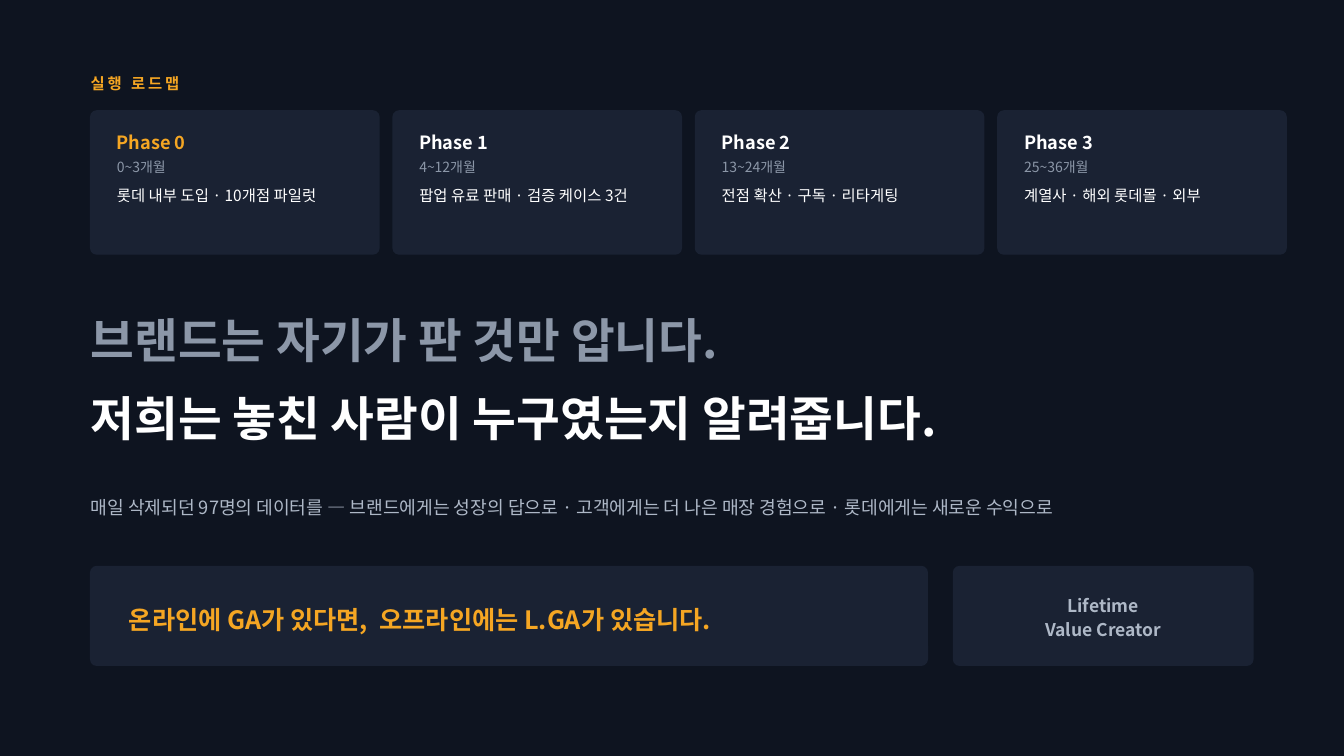
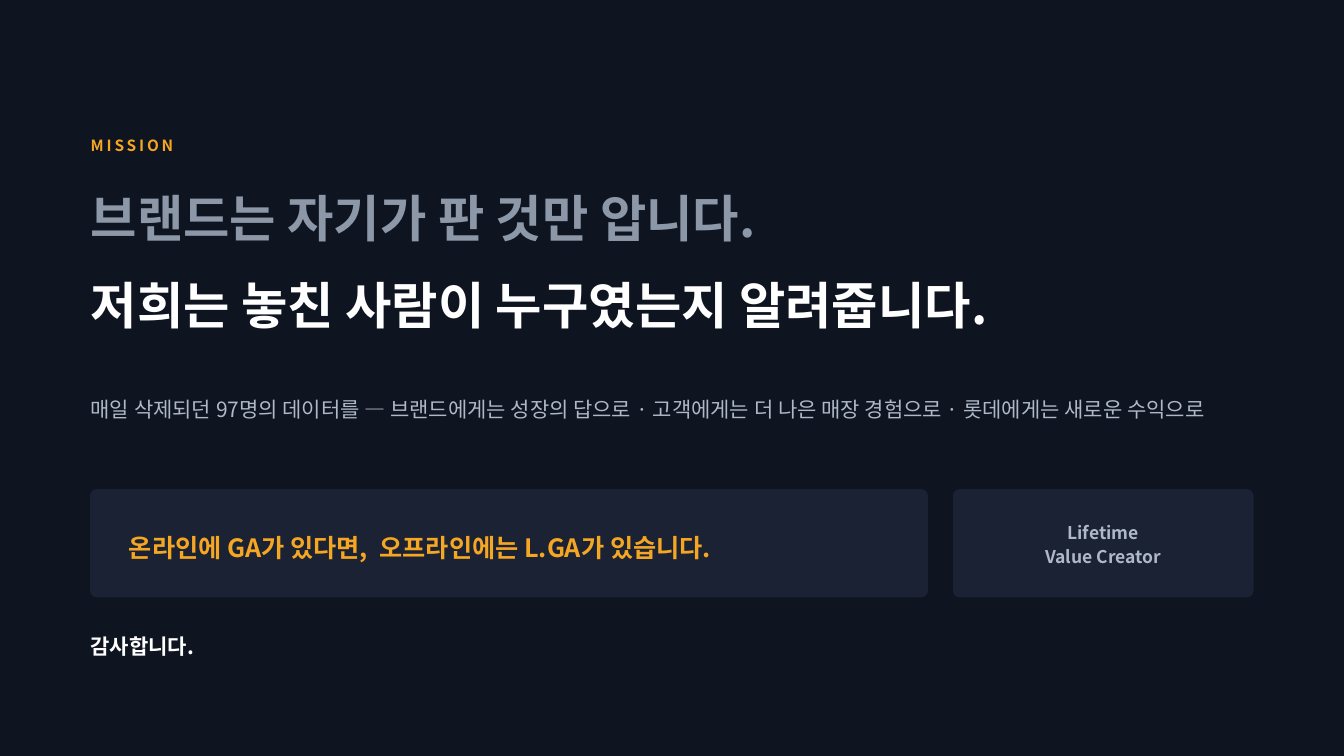
Before and after one commit to neti84-design/LMBA, a slide deck: slide 14 of LGA_롯데신사업_발표_맑은고딕.pptx (slide 16 before the commit). Drawn at 1344x756 pixels with LibreOffice and Linux fonts; fonts in the diff are those of the drawing. Boxes give left, top, right and bottom in pixels: in the first picture for what was removed or moved away, otherwise in the second. Text is boxed around its words. In the diff, an @@ line names an element or a change of style, - is before the commit and + after.

```diff
--- a/LGA_롯데신사업_발표_맑은고딕.pptx
+++ b/LGA_롯데신사업_발표_맑은고딕.pptx
@@ text removed at [91, 76, 179, 91] @@
-실행 로드맵
@@ rounded rectangle removed at [91, 111, 379, 254] @@
@@ rounded rectangle removed at [393, 111, 682, 254] @@
@@ rounded rectangle removed at [696, 111, 984, 254] @@
@@ rounded rectangle removed at [998, 111, 1287, 254] @@
@@ text added at [91, 139, 174, 151], 11 pt, text #F5A623, bold @@
+MISSION
@@ text removed at [117, 134, 186, 150] @@
-Phase 0
@@ text removed at [419, 134, 488, 150] @@
-Phase 1
@@ text removed at [722, 134, 791, 150] @@
-Phase 2
@@ text removed at [1024, 134, 1093, 150] @@
-Phase 3
@@ text removed at [117, 160, 166, 173] @@
-0~3개월
@@ text removed at [419, 160, 476, 173] @@
-4~12개월
@@ text removed at [722, 160, 786, 173] @@
-13~24개월
@@ text removed at [1024, 160, 1088, 173] @@
-25~36개월
@@ text "브랜드는 자기가 판 것만 압니다." at [91, 195, 755, 242]: size 34 to 36 pt; line spacing 41pt to 43pt @@
@@ text "브랜드는 자기가 판 것만 압니다.": place and size @@
-text "브랜드는 자기가 판 것만 압니다." at [91, 318, 718, 362]
+text "브랜드는 자기가 판 것만 압니다." at [91, 195, 755, 242]
@@ text removed at [117, 188, 317, 203] @@
-롯데 내부 도입 · 10개점 파일럿
@@ text removed at [419, 188, 628, 203] @@
-팝업 유료 판매 · 검증 케이스 3건
@@ text removed at [722, 188, 899, 203] @@
-전점 확산 · 구독 · 리타게팅
@@ text removed at [1024, 188, 1200, 203] @@
-계열사 · 해외 롯데몰 · 외부
@@ text "저희는 놓친 사람이 누구였는지 알려줍니다.": place and size @@
-text "저희는 놓친 사람이 누구였는지 알려줍니다." at [91, 396, 936, 441]
+text "저희는 놓친 사람이 누구였는지 알려줍니다." at [91, 281, 987, 329]
@@ text "저희는 놓친 사람이 누구였는지 알려줍니다." at [91, 281, 987, 329]: size 34 to 36 pt; line spacing 41pt to 43pt @@
@@ text "매일 삭제되던 97명의 데이터를 — ...": place and size @@
-text "매일 삭제되던 97명의 데이터를 — ..." at [91, 499, 1053, 516]
+text "매일 삭제되던 97명의 데이터를 — ..." at [91, 399, 1204, 419]
@@ text "매일 삭제되던 97명의 데이터를 — ..." at [91, 399, 1204, 419]: size 13 to 15 pt; line spacing 20pt to 23pt @@
@@ rounded rectangle: place and size @@
-rounded rectangle at [91, 567, 928, 665]
+rounded rectangle at [91, 490, 928, 597]
@@ rounded rectangle at [91, 490, 928, 597]: proportions changed @@
@@ text "온라인에 GA가 있다면, 오프라인에는 L.GA가 ...": place and size @@
-text "온라인에 GA가 있다면, 오프라인에는 L.GA가 ..." at [129, 608, 711, 634]
+text "온라인에 GA가 있다면, 오프라인에는 L.GA가 ..." at [129, 536, 711, 562]
@@ text "Lifetime": place and size @@
-text "Lifetime" at [1045, 598, 1161, 636]
+text "Lifetime" at [1045, 525, 1161, 563]
@@ rounded rectangle at [954, 490, 1253, 597]: proportions changed @@
@@ rounded rectangle: place and size @@
-rounded rectangle at [954, 567, 1253, 665]
+rounded rectangle at [954, 490, 1253, 597]
@@ text added at [91, 636, 194, 656], 15 pt, text #FFFFFF, bold @@
+감사합니다.
```
Also in this commit, not shown: 10 other slides changed, 7 slides added, 6 slides removed, 8 other files.
